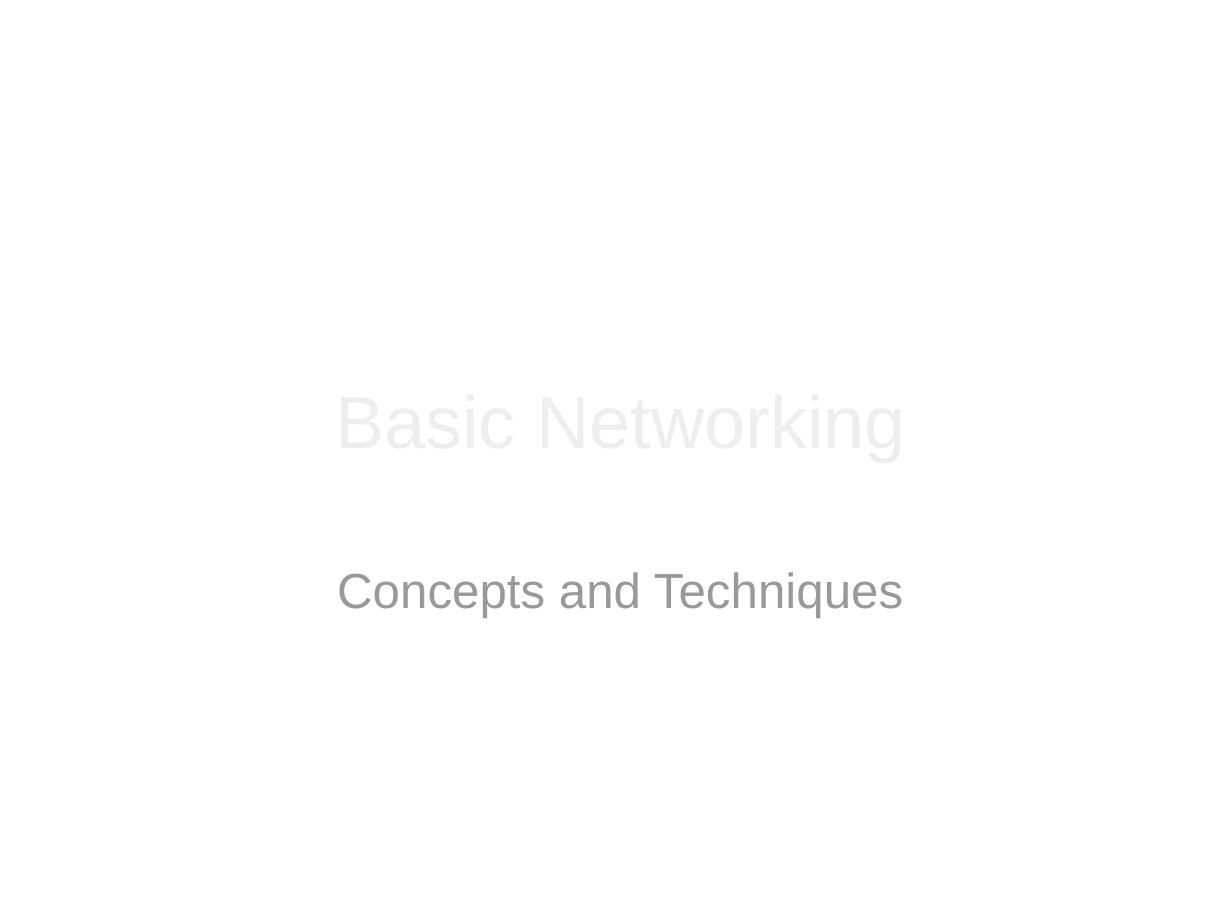
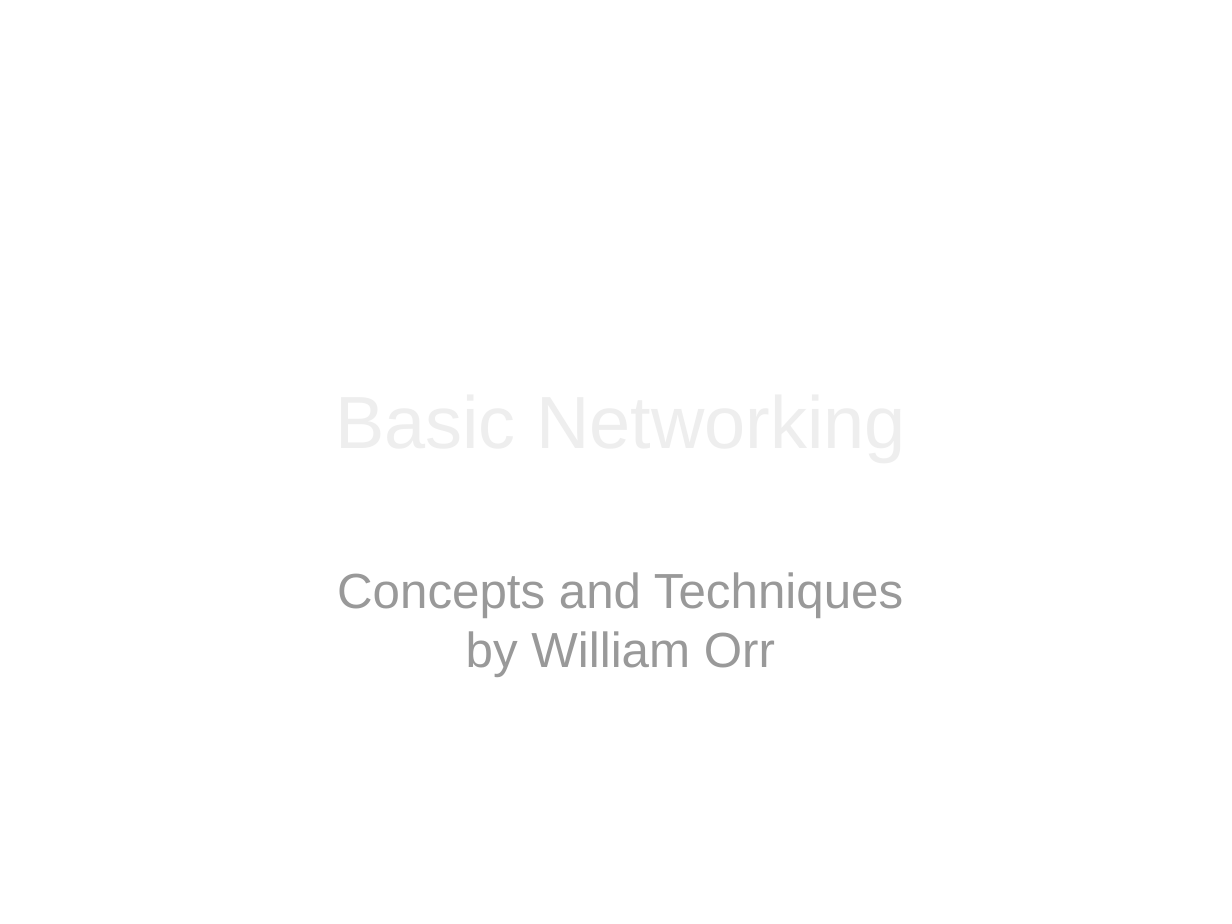
Before and after one commit to ComputerScienceHouse/seminars, a slide deck: slide 1 of Sysadmin/Basic Networking.pptx. Drawn at 1232x924 pixels with LibreOffice and Linux fonts; fonts in the diff are those of the drawing; background and template pictures are left out. Boxes give left, top, right and bottom in pixels: in the first picture for what was removed or moved away, otherwise in the second. Text is boxed around its words. In the diff, an @@ line names an element or a change of style, - is before the commit and + after.

```diff
--- a/Sysadmin/Basic Networking.pptx
+++ b/Sysadmin/Basic Networking.pptx
@@ subtitle at (x1=466, y1=631, x2=775, y2=677): paragraph added @@
+by William Orr
```
Also in this commit, not shown: 5 other files.
